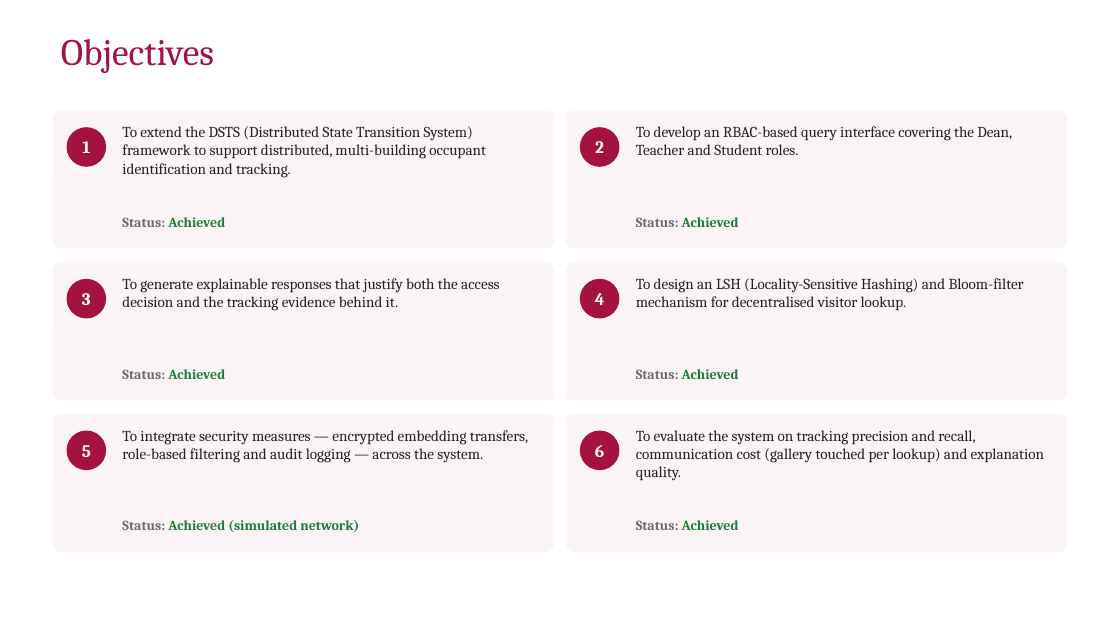
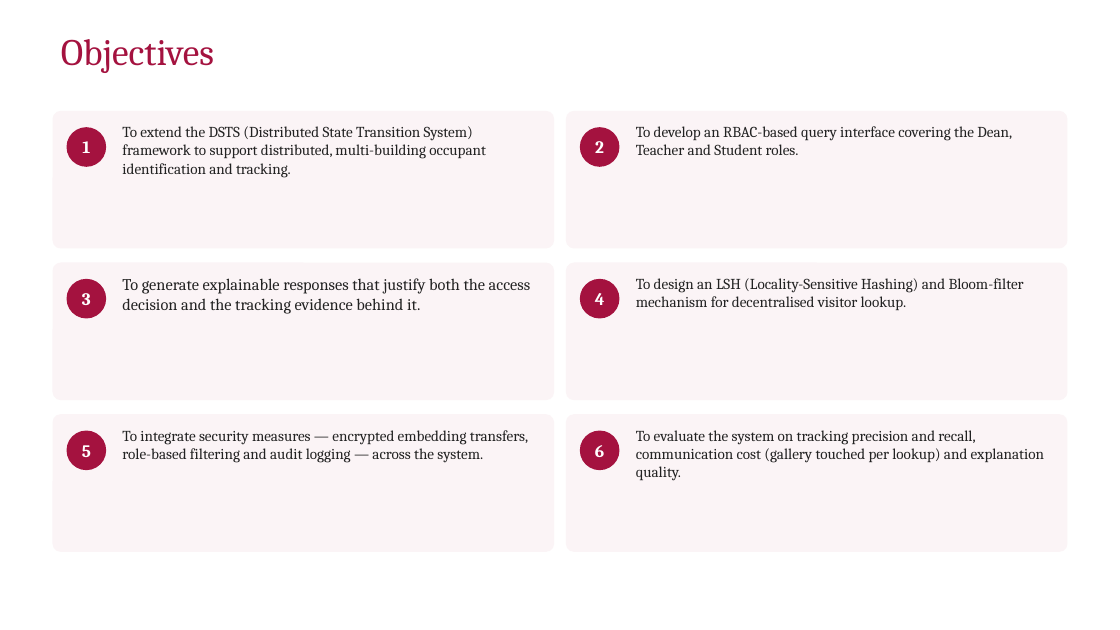
Before and after one commit to yadhu-vipin/Occupant_Tracking_v2, a slide deck: slide 5 of final_review/S7_Final_Review_Group_C3.pptx. Drawn at 1120x630 pixels with LibreOffice and Linux fonts; fonts in the diff are those of the drawing; background and template pictures are left out. Boxes give left, top, right and bottom in pixels: in the first picture for what was removed or moved away, otherwise in the second. Text is boxed around its words. In the diff, an @@ line names an element or a change of style, - is before the commit and + after.

```diff
--- a/final_review/S7_Final_Review_Group_C3.pptx
+++ b/final_review/S7_Final_Review_Group_C3.pptx
@@ text removed at (122, 217, 225, 227) @@
-Status: Achieved
@@ text removed at (636, 217, 739, 227) @@
-Status: Achieved
@@ text "To generate explainable responses that ..." at (122, 278, 530, 314): size 13 to 14 pt @@
@@ text removed at (122, 369, 225, 379) @@
-Status: Achieved
@@ text removed at (636, 369, 739, 379) @@
-Status: Achieved
@@ text removed at (122, 520, 359, 532) @@
-Status: Achieved (simulated network)
@@ text removed at (636, 520, 739, 530) @@
-Status: Achieved
```
Also in this commit, not shown: 3 other slides changed, 28 other files.
